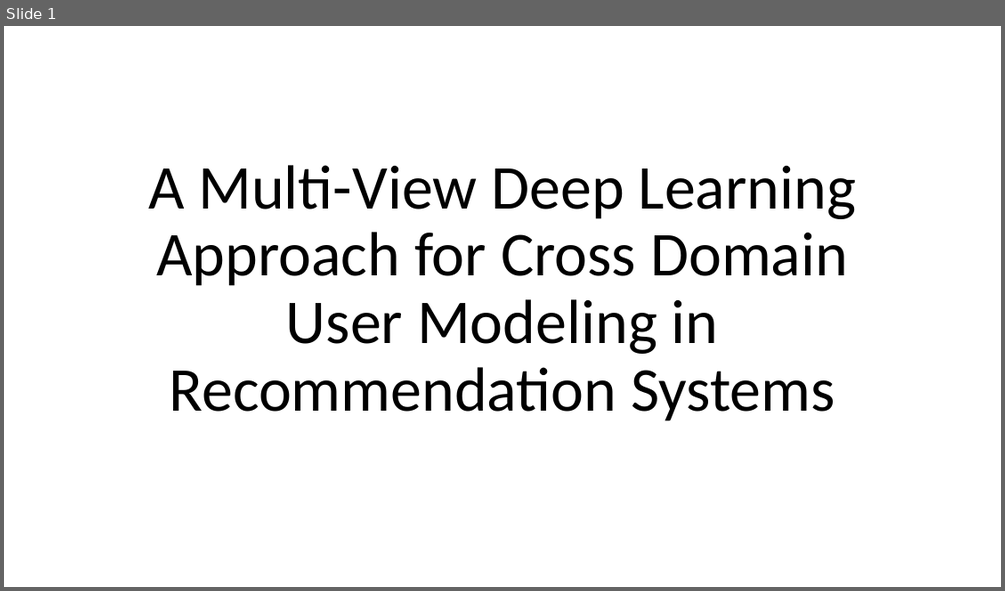
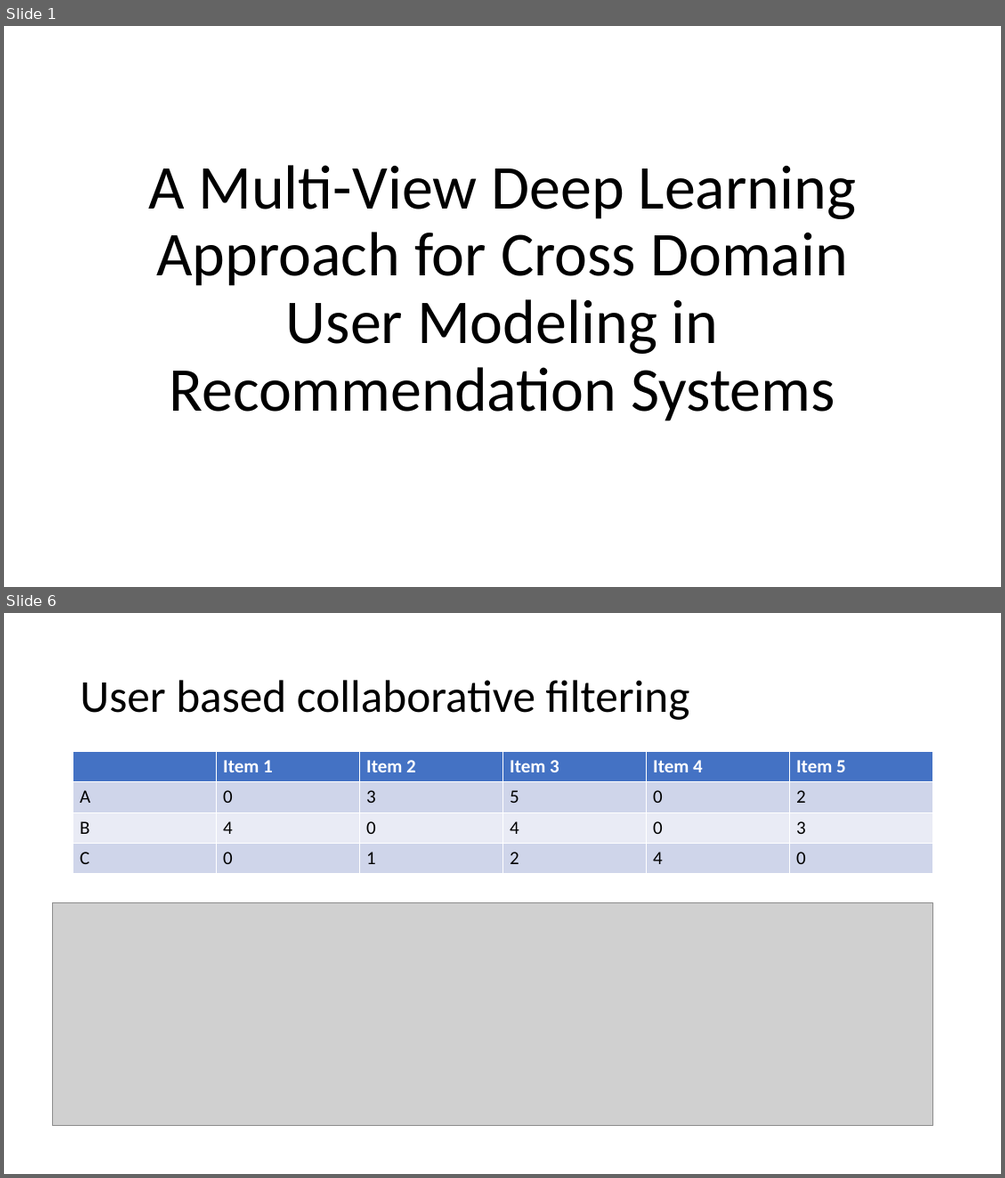
Before and after one commit to Jagadishbapa/Research, a slide deck: ppt ml 10-04-2018.ppt. Shown one above the other, each under a label of ours: slide 1 before the commit, slides 1 and 6 after it; the slides between them are not shown. The pictures are 1005x591 and 1005x1178 pixels, drawn with LibreOffice and Linux fonts; fonts in the diff are those of the drawing; grey boxes stand for pictures. Boxes give left, top, right and bottom in pixels: in the first picture for what was removed or moved away, otherwise in the second. Text is boxed around its words. In the diff, an @@ line names an element or a change of style, - is before the commit and + after.

```diff
--- a/ppt ml 10-04-2018.ppt
+++ b/ppt ml 10-04-2018.ppt
@@ slide 6 added at <box>4,613,1001,1174</box>, background #FFFFFF @@
@@ title added at <box>80,680,690,720</box>, 44 pt, text #000000 @@
+User based collaborative filtering
@@ table added at <box>73,751,933,872</box>, 4 rows, 6 columns @@
+ | Item 1 | Item 2 | Item 3 | Item 4 | Item 5
+A | 0 | 3 | 5 | 0 | 2
+B | 4 | 0 | 4 | 0 | 3
+C | 0 | 1 | 2 | 4 | 0
@@ picture added at <box>53,903,932,1125</box> @@
```
Also in this commit, not shown: 4 slides changed, 6 other slides added, 2 slides removed.
